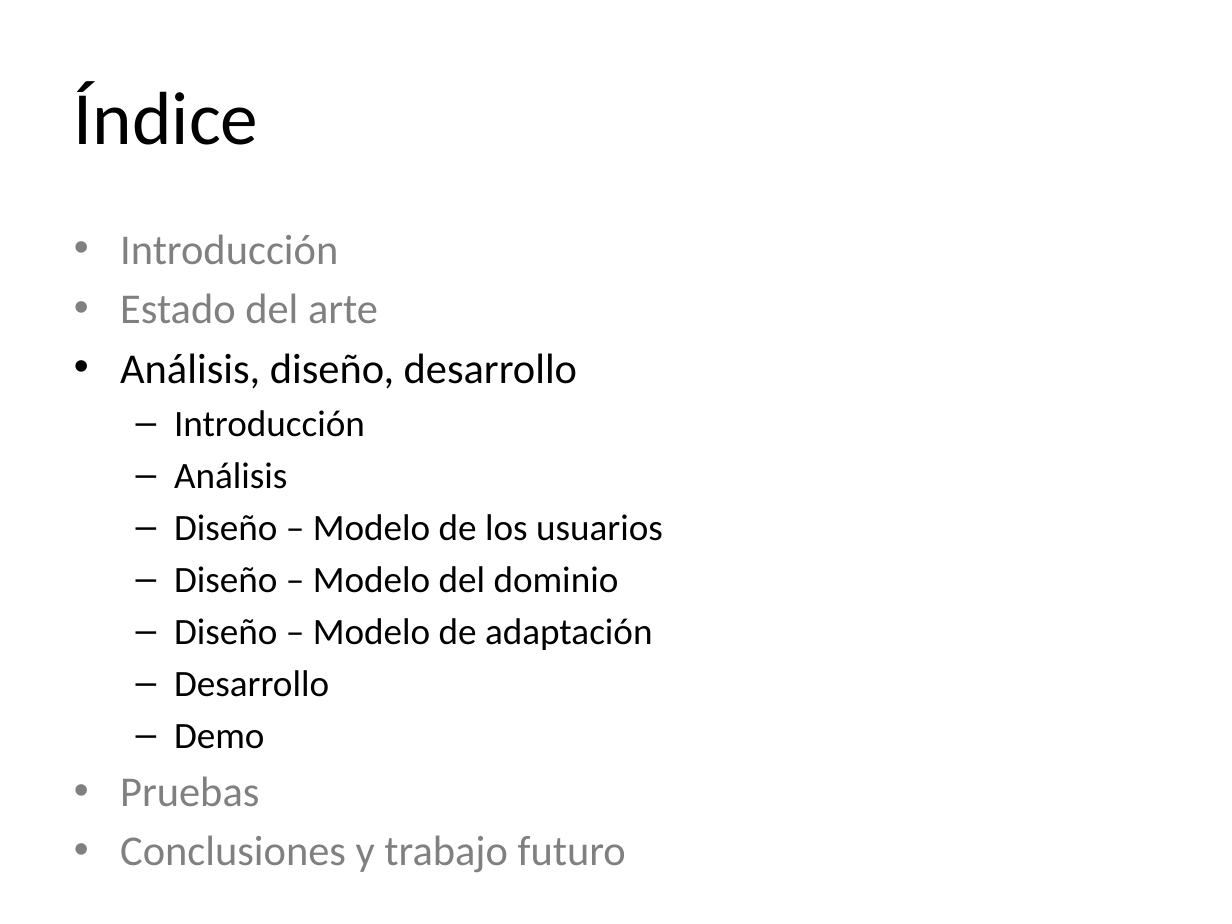
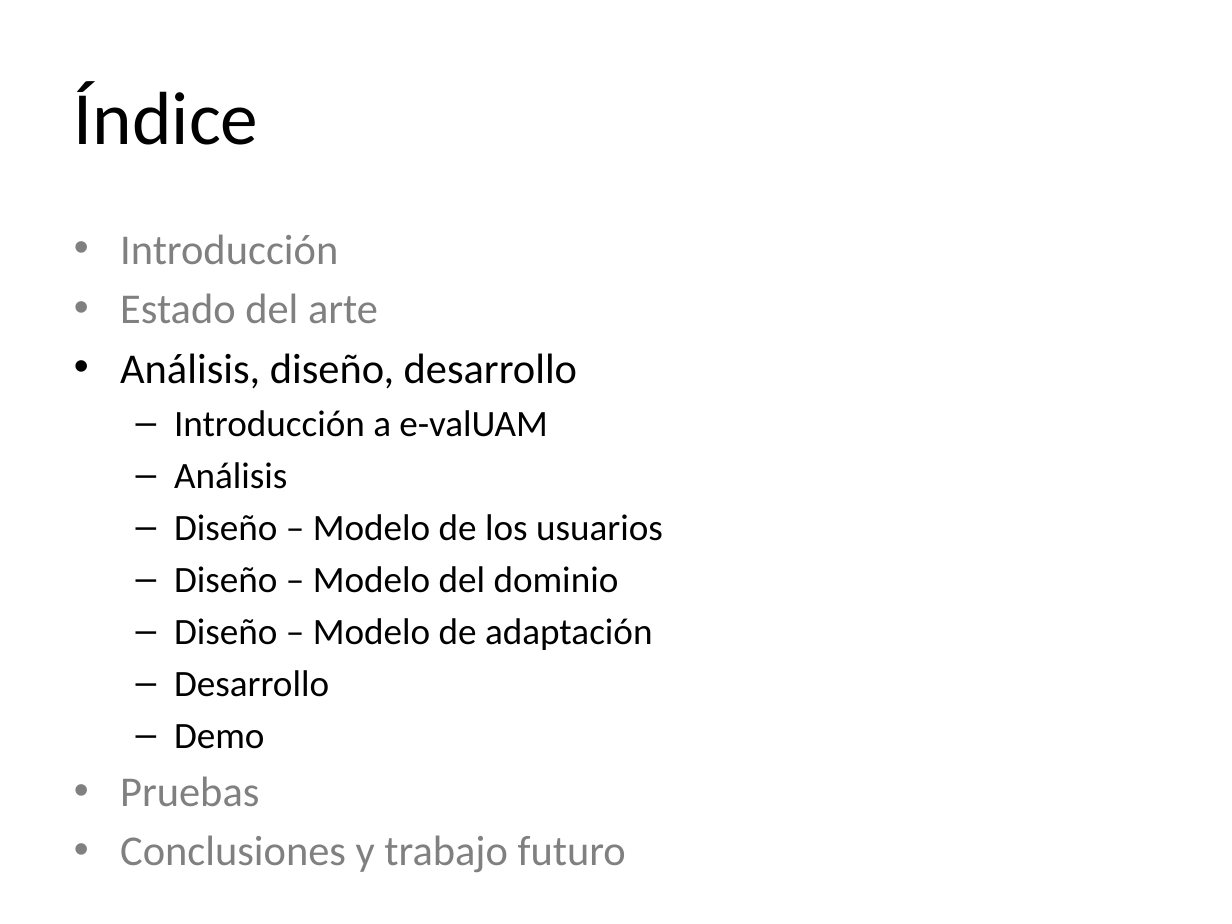
Before and after one commit to molins/TFG, a slide deck: slide 9 of presentacion/TFG.pptx. Drawn at 1232x924 pixels with LibreOffice and Linux fonts; fonts in the diff are those of the drawing. Boxes give left, top, right and bottom in pixels: in the first picture for what was removed or moved away, otherwise in the second. Text is boxed around its words. In the diff, an @@ line names an element or a change of style, - is before the commit and + after.

```diff
--- a/presentacion/TFG.pptx
+++ b/presentacion/TFG.pptx
@@ text at box(174, 410, 547, 437): text changed @@
-  – Introducción
+  – Introducción a e-valUAM
```
Also in this commit, not shown: 5 other slides changed, 1 slide added.
